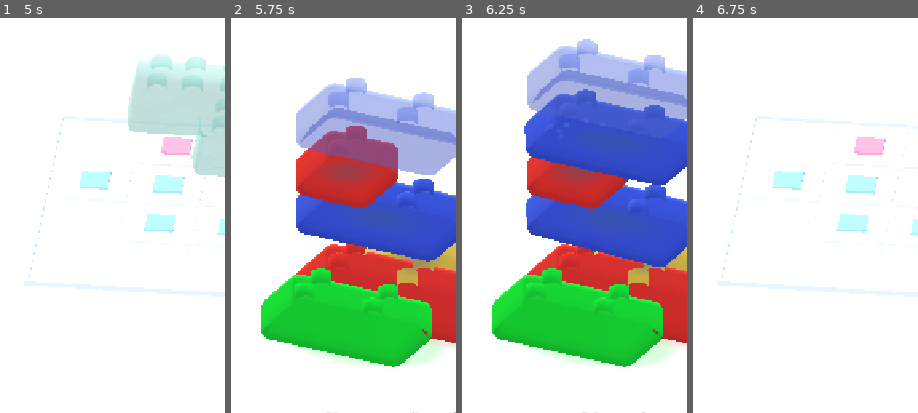
Above: before the commit, frames 1-4 (left to right).
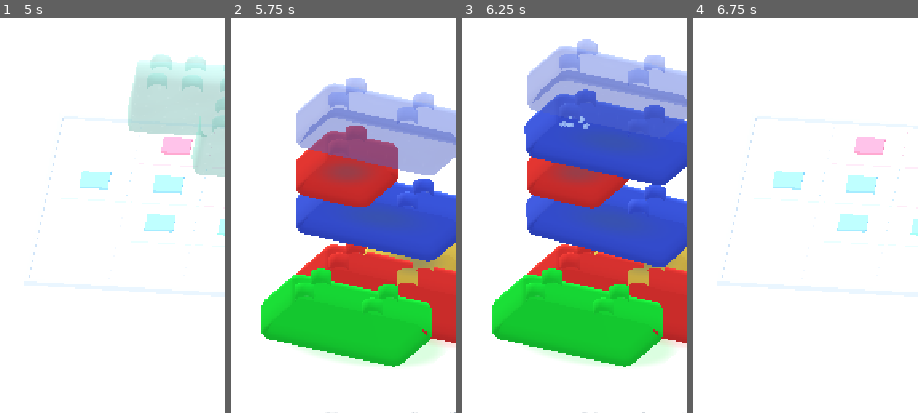
Above: after the commit, the same moments.

Repository: dbrckk/Jelly-bricks
Game: Godot game, scene res://scenes/main.tscn
Same seed, same stepped clock (60 frames per second), same inputs: the game is played once before the commit and once after it.
Inputs (mouse positions are % of the whole screen's width and height, from its top left):
- Up to frame 1 (5 s): click (8, 82) at 0.52 s; click (20, 82) at 1.27 s; click (32, 82) at 2.02 s; click "‹ Niveau" at 2.75 s; click "↻ Tourner" at 3.5 s; click "? Indice" at 4.25 s
- Up to frame 2 (5.75 s): click "Tour 3D" at 5 s
- Up to frame 3 (6.25 s): click "↓ Poser" at 5.75 s
- Up to frame 4 (6.75 s): click "‹ Puzzles" at 6.5 s
The pictures show only the part of the screen within x 5-55%, y 25-75%; the shares and areas given below are measured in that part.

Frames 1-2 are identical in both runs. In frame 3, 0.2% of the frame differs, in the area x 43-57%, y 24-29%; in frame 4, nothing differs.

Commit message:
fix(gamefeel): synchronize audio haptics and particles with Jelly landing

Diff:
--- a/native-godot/scripts/stack_mode.gd
+++ b/native-godot/scripts/stack_mode.gd
@@ -1400,20 +1400,29 @@
         .set_trans(Tween.TRANS_CUBIC).set_ease(Tween.EASE_OUT)
     _animate_gel_compression(material, .96, .27)
     _react_to_supports(entry)
-    # A short restrained sparkle accent, reusing the puzzle's existing
-    # fixed-size CPU emitter pool rather than allocating extra effects.
-    host.candy_fx.landing(_world_position(entry), Color(COLORS[selected_color]), true)
-    # A larger/heavier or taller stack gives a slightly deeper touch pulse;
-    # player FX settings still disable all vibration and sound together.
-    var landing_haptic: int = clampi(16 + LENGTHS[selected_length] * 4 +
-        int(entry["layer"]) * 2, 18, 44)
-    var gel_pitch: float = clampf(1.12 -
-        float(LENGTHS[selected_length]) * .07 -
-        float(entry["layer"]) * .012, .78, 1.1)
-    host._play_feedback("place", landing_haptic, gel_pitch)
+    # Synchronize sparkle, sound and haptics with the .29-second contact.
+    # This tracked tween is killed by undo/rebuild before it can fire.
+    var impact_event: Tween = create_tween()
+    motion_tweens.append(impact_event)
+    impact_event.tween_interval(.29)
+    impact_event.tween_callback(_emit_contact_feedback.bind(
+        Color(COLORS[selected_color]), selected_length, int(entry["layer"]),
+        _world_position(entry)))
     _refresh_preview()
     _apply_camera()
     _refresh_labels("Brique posée · continue la pile")
+
+func _emit_contact_feedback(tint: Color, length_index: int,
+        level: int, contact: Vector3) -> void:
+    if not active:
+        return
+    host.candy_fx.landing(contact, tint, true)
+    var landing_haptic: int = clampi(16 + LENGTHS[length_index] * 4 +
+        level * 2, 18, 44)
+    var gel_pitch: float = clampf(1.12 -
+        float(LENGTHS[length_index]) * .07 -
+        float(level) * .012, .78, 1.1)
+    host._play_feedback("place", landing_haptic, gel_pitch)
 
 ## Find only bricks that geometrically support the new piece,
 ## layer by layer. No full-scene motion, rigid-body simulation or solver.
